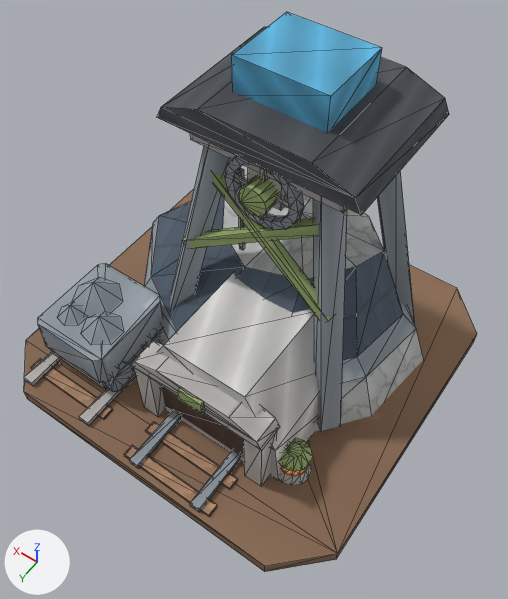
Two versions of the glTF model Assets/GodSim/Art/Models/Buildings/Dwarf/Extraction/bld_dwarf_mine_future_v0.glb, one commit apart.
Before and after are seen from a 50 mm camera at (-1.22, 1.69, 3.06) aimed at (-0.14, 0.17, 0.67). Lighting does not change. The marker at lower left points along +X, +Y and +Z. The first picture is the older version. Mesh edges are drawn as thin lines. Vertices at exactly the same position are counted once.

Before the edit, the objects in view are built like this:
```python
me_lod0 = bpy.data.meshes.new('LOD0')
me_lod0.from_pydata(...)  # 629 vertices, 990 faces; spans x -0.94..0.94, y -0.91..0.91, z 0.0..1.68
me_lod0.materials.append(mat_godsim_buildings)
ob_lod0 = bpy.data.objects.new('LOD0', me_lod0)
ob_lod0.location = (0.0, 0.0, 0.0)
```
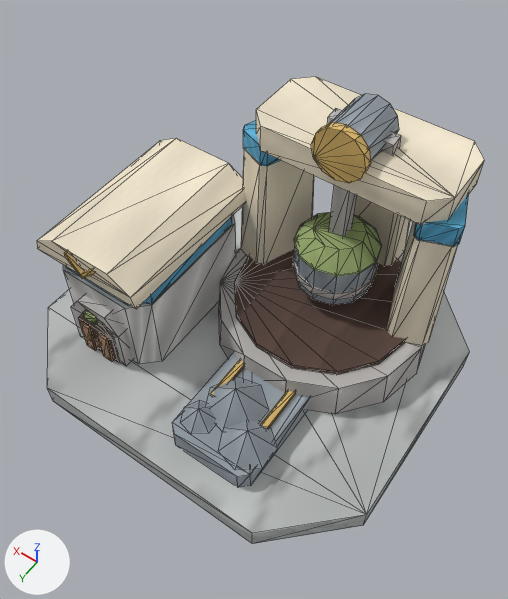
What changed in the scene script:
```text
Change me_lod0:
    remove me_lod0.from_pydata(...)  # 629 vertices, 990 faces; spans x -0.94..0.94, y -0.91..0.91, z 0.0..1.68
    add me_lod0.from_pydata(...)  # 504 vertices, 819 faces; spans x -0.95..0.95, y -0.88..0.85, z 0.0..1.37
    me_lod0 part 1: a new loose piece, a 14-sided cut cone along z (radius 0.54 at the low end, 0.53 at the high end) spanning x -0.8..0.29, y -0.79..0.27, z 0.12..0.33, in mat_godsim_buildings
    me_lod0 part 2: a new loose piece, a 14-sided cylinder along z spanning x -0.706..0.2, y -0.706..0.178, z 0.323..0.351, in mat_godsim_buildings
    me_lod0 part 3: the loose piece of 16 vertices spanning x 0.34..0.74, y 0.25..0.71, z 0.22..0.41 is scaled about its middle by (1.04, 1.3, 0.615), then moved by (-0.8, -0.06, -0.14)
    me_lod0 part 4: a new loose piece, a 12-sided cut cone along z (radius 0.203 at the low end, 0.121 at the high end) spanning x -0.456..-0.05, y -0.528..-0.122, z 0.662..0.746, in mat_godsim_buildings
    me_lod0 part 5: a new loose piece, a 12-sided cylinder along z spanning x -0.454..-0.052, y -0.526..-0.124, z 0.489..0.532, in mat_godsim_buildings
    me_lod0 part 6: a new loose piece, a 12-sided cut cone along z (radius 0.19 at the low end, 0.2 at the high end) spanning x -0.45..-0.05, y -0.52..-0.13, z 0.43..0.67, in mat_godsim_buildings
    me_lod0 part 7: a new loose piece, a box spanning x -0.413..-0.379, y 0.182..0.47, z 0.234..0.256, in mat_godsim_buildings
    me_lod0 part 8: the loose piece of 8 vertices spanning x -0.46..0.22, y -0.41..0.09, z 1.31..1.42 is scaled about its middle by (0.0917, 0.121, 0.694), then moved by (-0.25, -0.26, -0.14)
    me_lod0 part 9: a new loose piece, a 12-sided cylinder along y spanning x -0.377..-0.129, y -0.262..-0.22, z 1.123..1.371, in mat_godsim_buildings
    me_lod0 part 10: the loose piece of 24 vertices spanning x -0.18..-0.06, y -0.03..0.17, z 1.16..1.29 is scaled about its middle by (1.76, 1.3, 1.76), then moved by (-0.13, -0.44, 0.02)
    me_lod0 part 11: a new loose piece, a box spanning x -0.29..-0.215, y -0.368..-0.292, z 0.649..1.085, in mat_godsim_buildings
    me_lod0 part 12: the loose piece of 8 vertices spanning x -0.2..-0.04, y -0.01..0.09, z 1.17..1.38 is scaled about its middle by (0.408, 0.64, 0.355), then moved by (-0.01, -0.46, -0.05)
    me_lod0 part 13: a new loose piece, a box spanning x -0.135..-0.101, y 0.182..0.47, z 0.234..0.256, in mat_godsim_buildings
    me_lod0 part 14: the loose piece of 12 vertices spanning x -0.55..0.23, y 0.05..0.56, z 0.07..0.63 is scaled about its middle by (0.762, 1.62, 0.245), then moved by (0.69, -0.21, 0.4)
    me_lod0 part 15: a new loose piece, a box spanning x 0.448..0.503, y 0.543..0.558, z 0.138..0.326, in mat_godsim_buildings
    me_lod0 part 16: a new loose piece, a box spanning x 0.561..0.616, y 0.543..0.558, z 0.138..0.326, in mat_godsim_buildings
    me_lod0 part 17: the loose piece of 16 vertices spanning x -0.94..0.94, y -0.91..0.91, z 0.0..0.08 is rebuilt with 16 vertices and now spans x -0.95..0.95, y -0.88..0.85, z 0.0..0.13
    me_lod0 part 18: the loose piece of 8 vertices spanning x 0.05..0.41, y -0.6..-0.28, z 0.11..1.38 is rebuilt with 16 vertices and now spans x -0.01..0.29, y -0.61..-0.23, z 0.33..0.99
    me_lod0 part 19: 34 loose pieces with 448 vertices, spanning x -0.66..0.79, y -0.48..0.89, z 0.07..1.68, are deleted
    me_lod0 part 20: 1 vertex moved within x 0.57, y 0.55, z 0.4; 88 vertices removed from x -0.81..0.85, y -0.77..0.69, z 0.0..1.38; 179 vertices added at x -0.79..0.81, y -0.79..0.69, z 0.12..1.21
    other edits to the shape of me_lod0 do not show in these pictures
```

Pixel boxes [x1, y1, x2, y2] of what changed, in the pictures (508 x 599 px; the box of a moved part takes in the faces that stretch with it):
'LOD0', reshaped (16% shorter): before [24, 12, 477, 572]; after [37, 76, 485, 544]
part 1 of me_lod0, added: after [219, 248, 426, 414]
part 2 of me_lod0, added (brown): after [235, 249, 406, 374]
part 3 of me_lod0, moved or reshaped: before [38, 264, 163, 383]; after [172, 353, 310, 487]
part 4 of me_lod0, added (green): after [294, 212, 382, 276]
part 5 of me_lod0, added: after [293, 255, 378, 300]
part 6 of me_lod0, added: after [295, 215, 382, 305]
part 7 of me_lod0, added: after [261, 391, 295, 429]
part 8 of me_lod0, moved or reshaped: before [190, 134, 347, 213]; after [382, 132, 401, 155]
part 9 of me_lod0, added (brown): after [311, 122, 371, 183]
part 10 of me_lod0, moved or reshaped: before [238, 176, 278, 217]; after [329, 93, 399, 162]
part 11 of me_lod0, added: after [329, 185, 357, 238]
part 12 of me_lod0, moved or reshaped (mostly hidden afterwards): before [248, 168, 288, 210]; after [328, 108, 342, 124]
part 13 of me_lod0, added (mostly hidden): after [210, 360, 244, 395]
part 14 of me_lod0, moved or reshaped: before [157, 273, 319, 480]; after [37, 138, 246, 309]
part 15 of me_lod0, added: after [97, 333, 114, 362]
part 16 of me_lod0, added: after [80, 322, 97, 350]
part 17 of me_lod0, rebuilt (7% narrower, 12% shorter): before [24, 189, 477, 572]; after [47, 207, 469, 544]
part 18 of me_lod0, rebuilt (not visible before): after [241, 148, 314, 264]
part 19 of me_lod0, deleted: before [24, 12, 449, 517]
part 20 of me_lod0, reshaped: before [51, 171, 423, 461]; after [63, 76, 485, 469]
